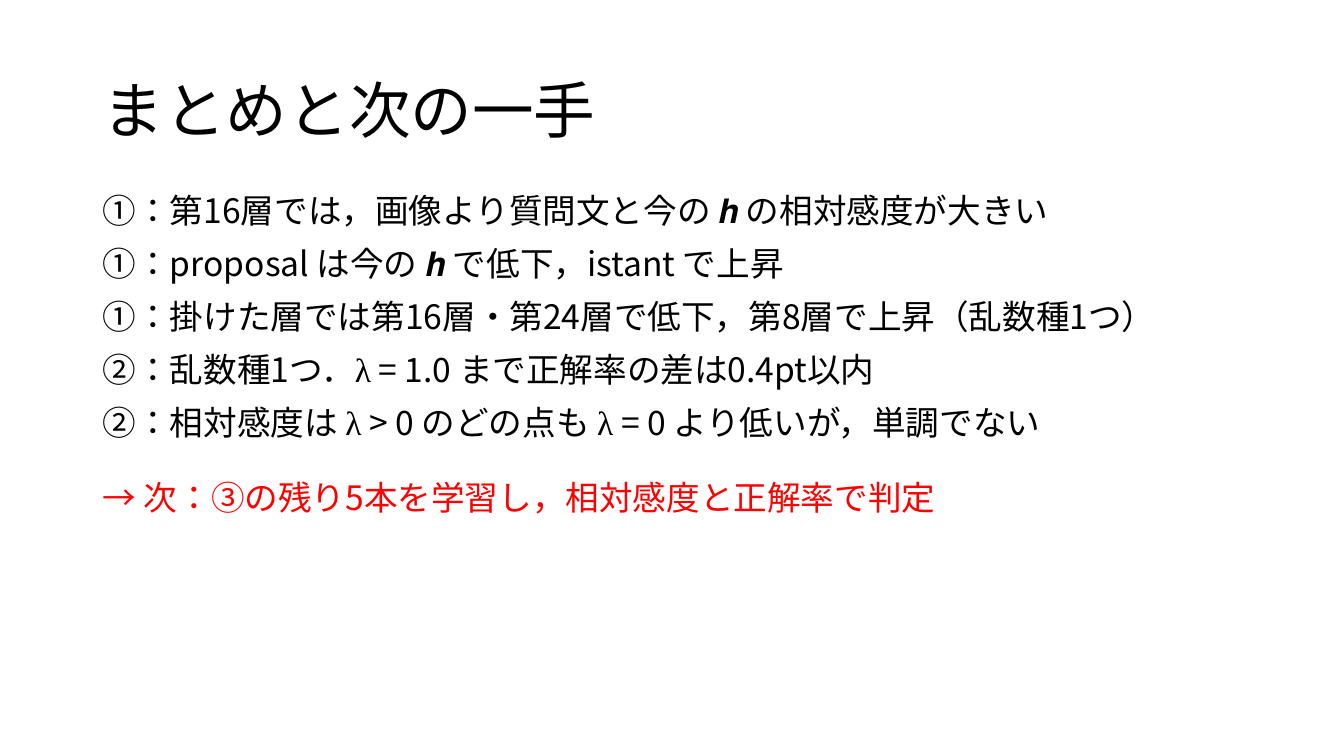
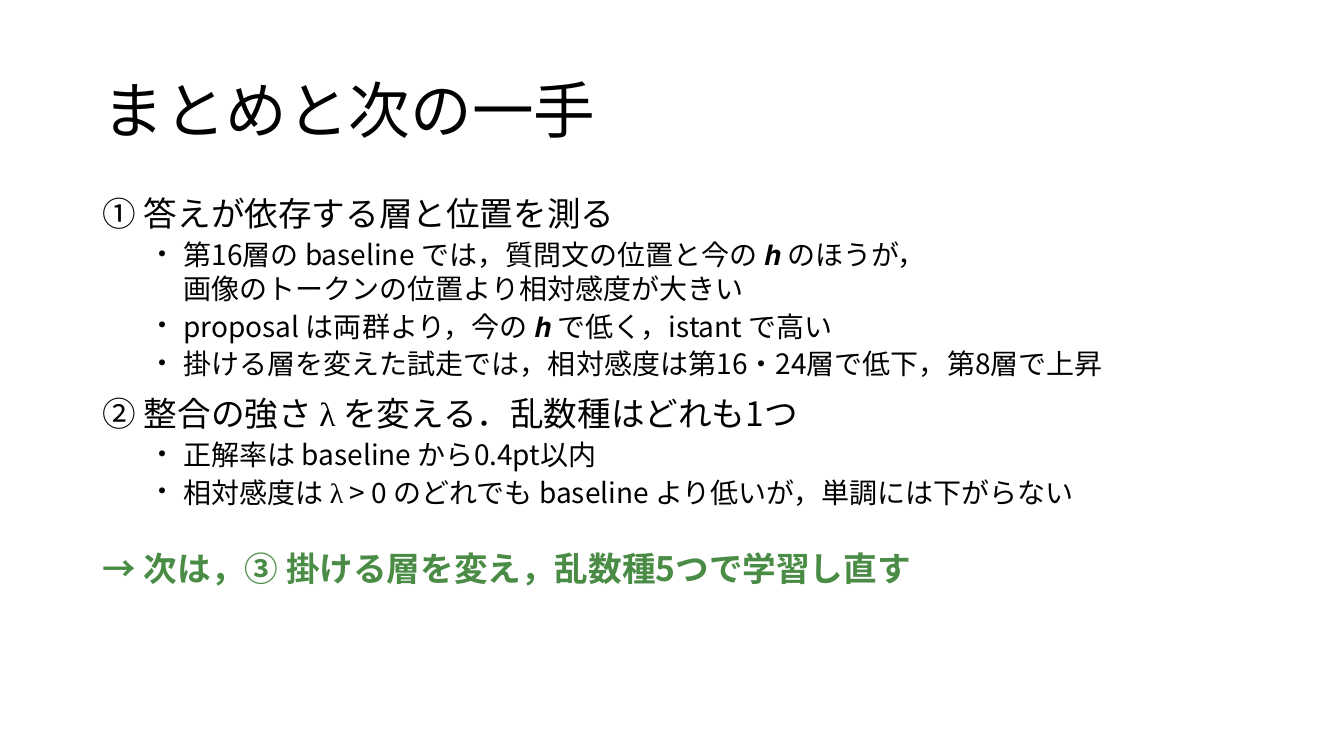
Before and after one commit to tomoking2004/taskalign, a slide deck: slide 12 of presentations/20261127_進捗報告.pptx (slide 15 before the commit). Drawn at 1344x756 pixels with LibreOffice and Linux fonts; fonts in the diff are those of the drawing. Boxes give left, top, right and bottom in pixels: in the first picture for what was removed or moved away, otherwise in the second. Text is boxed around its words. In the diff, an @@ line names an element or a change of style, - is before the commit and + after.

```diff
--- a/presentations/20261127_進捗報告.pptx
+++ b/presentations/20261127_進捗報告.pptx
@@ text at [103, 197, 1102, 506]: text changed; size 24 to 20 pt @@
-①：第16層では，画像より質問文と今の 𝒉 の相対感度が大きい
-①：proposal は今の 𝒉 で低下，istant で上昇
-①：掛けた層では第16層・第24層で低下，第8層で上昇（乱数種1つ）
-②：乱数種1つ．λ = 1.0 まで正解率の差は0.4pt以内
-②：相対感度は λ > 0 のどの点も λ = 0 より低いが，単調でない
+① 答えが依存する層と位置を測る
+・ 第16層の baseline では，質問文の位置と今の 𝒉 のほうが，
+  画像のトークンの位置より相対感度が大きい
+・ proposal は両群より，今の 𝒉 で低く，istant で高い
+・ 掛ける層を変えた試走では，相対感度は第16・24層で低下，第8層で上昇
+② 整合の強さ λ を変える．乱数種はどれも1つ
+・ 正解率は baseline から0.4pt以内
+・ 相対感度は λ > 0 のどれでも baseline より低いが，単調には下がらない
@@ text at [144, 552, 911, 586]: text changed; text colour #FF0000 to #4A8C45; bold on @@
-→ 次：③の残り5本を学習し，相対感度と正解率で判定
+→ 次は，③ 掛ける層を変え，乱数種5つで学習し直す
```
Also in this commit, not shown: 5 other slides changed, 5 slides added, 8 slides removed, 2 other files.
